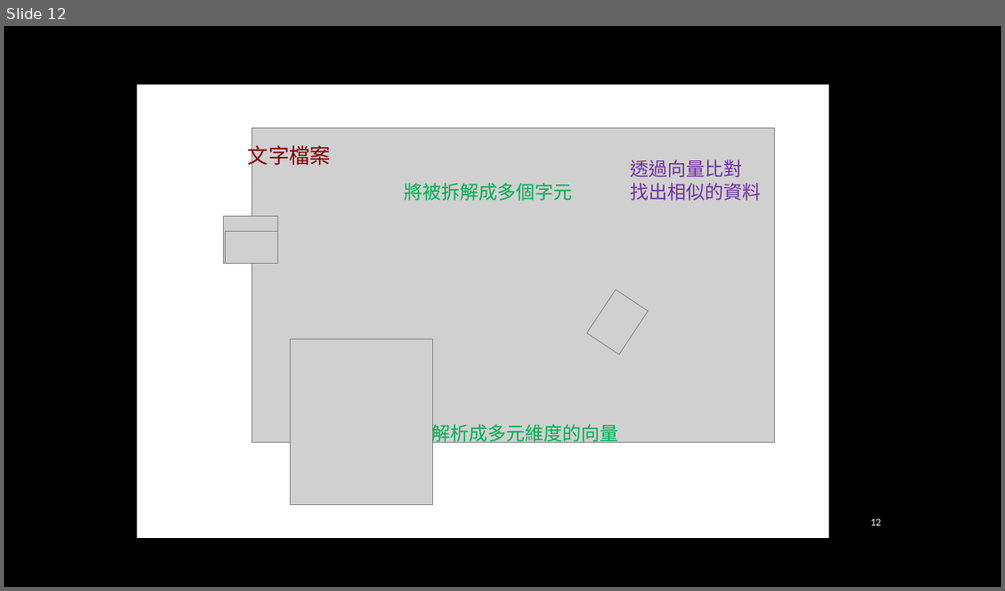
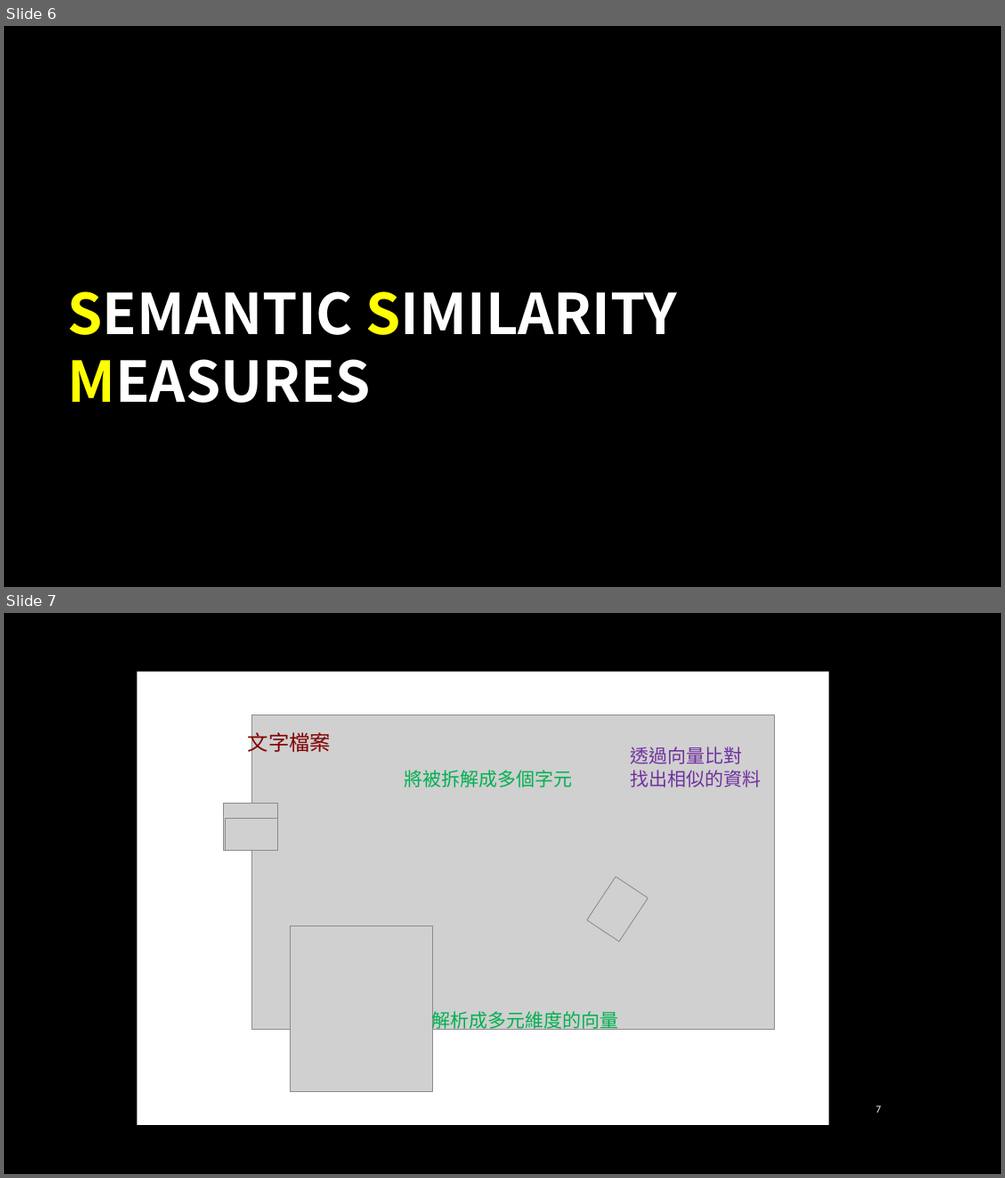
Before and after one commit to jiaweichang/biography, a slide deck: slides/Talks/Foundation of Natural Language Understanding.pptx. Shown one above the other, each under a label of ours: slide 12 before the commit, slides 6 and 7 after it. The pictures are 1005x591 and 1005x1178 pixels, drawn with LibreOffice and Linux fonts; fonts in the diff are those of the drawing; grey boxes stand for pictures; background and template pictures are left out. Boxes give left, top, right and bottom in pixels: in the first picture for what was removed or moved away, otherwise in the second. Text is boxed around its words. In the diff, an @@ line names an element or a change of style, - is before the commit and + after.

```diff
--- a/slides/Talks/Foundation of Natural Language Understanding.pptx
+++ b/slides/Talks/Foundation of Natural Language Understanding.pptx
@@ slide 6 added at (4, 26, 1001, 587), background picture (left out) @@
@@ title added at (67, 291, 678, 402), 54 pt, text #FFFFFF, bold @@
+SEMANTIC SIMILARITY MEASURES
@@ what was slide 12 is now slide 7 @@
@@ page number at (875, 1105, 881, 1112): text changed @@
-12
+7
```
Also in this commit, not shown: 1 slide changed, 5 other slides added, 9 slides removed, 2 other files.
